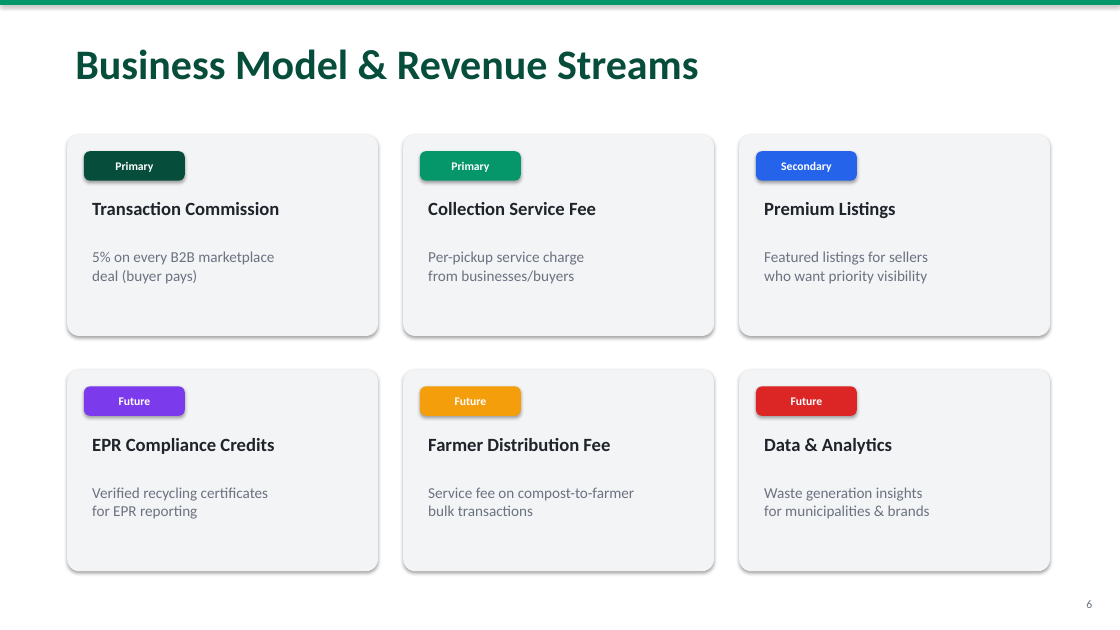
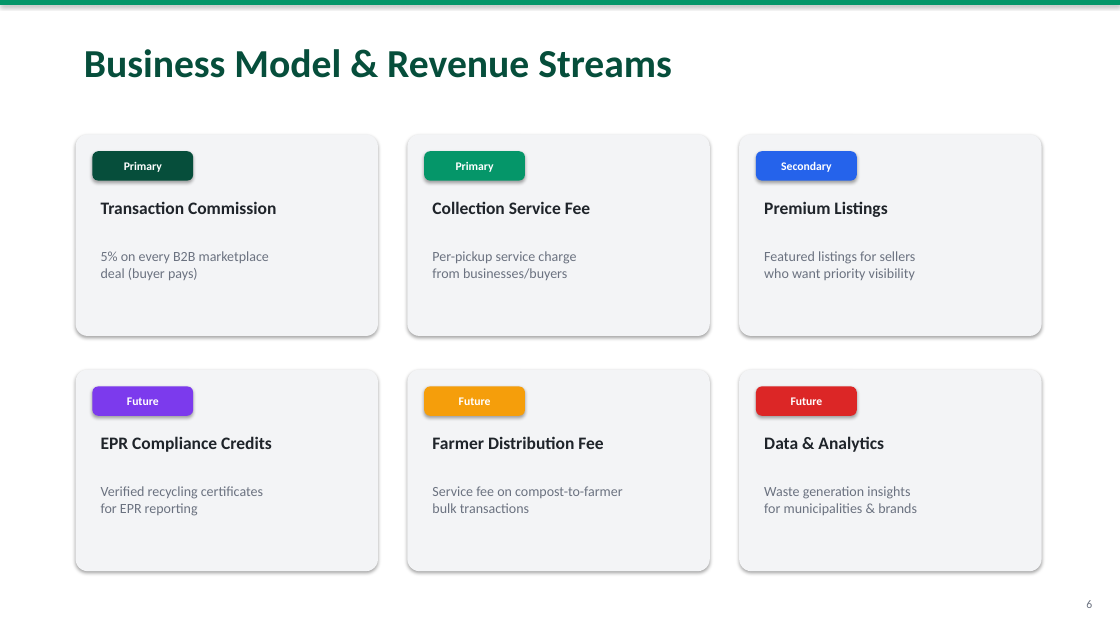
Before and after one commit to Tejas-India-Hackathon-2026/Team-Robbin-Good, a slide deck: slide 6 of ResourceLoop_Pitch_Deck.pptx. Drawn at 1120x630 pixels with LibreOffice and Linux fonts; fonts in the diff are those of the drawing. Boxes give left, top, right and bottom in pixels: in the first picture for what was removed or moved away, otherwise in the second. Text is boxed around its words. In the diff, an @@ line names an element or a change of style, - is before the commit and + after.

Commit message:
fix: realign all PPT elements, eliminate overlapping, use consistent spacing

```diff
--- a/ResourceLoop_Pitch_Deck.pptx
+++ b/ResourceLoop_Pitch_Deck.pptx
@@ text "Business Model & Revenue Streams": place and size @@
-text "Business Model & Revenue Streams" at bbox=[75, 49, 699, 80]
+text "Business Model & Revenue Streams" at bbox=[84, 49, 672, 78]
@@ text "Business Model & Revenue Streams" at bbox=[84, 49, 672, 78]: size 36 to 34 pt @@
@@ rounded rectangle: place and size @@
-rounded rectangle at bbox=[67, 134, 378, 336]
+rounded rectangle at bbox=[76, 134, 378, 336]
@@ rounded rectangle: place and size @@
-rounded rectangle at bbox=[403, 134, 714, 336]
+rounded rectangle at bbox=[408, 134, 710, 336]
@@ rounded rectangle: place and size @@
-rounded rectangle at bbox=[739, 134, 1050, 336]
+rounded rectangle at bbox=[739, 134, 1042, 336]
@@ rounded rectangle "Primary": place and size @@
-rounded rectangle "Primary" at bbox=[84, 151, 185, 181]
+rounded rectangle "Primary" at bbox=[92, 151, 193, 181]
@@ rounded rectangle "Primary": place and size @@
-rounded rectangle "Primary" at bbox=[420, 151, 521, 181]
+rounded rectangle "Primary" at bbox=[424, 151, 525, 181]
@@ text "Transaction Commission": place and size @@
-text "Transaction Commission" at bbox=[92, 202, 279, 215]
+text "Transaction Commission" at bbox=[101, 201, 276, 214]
@@ text "5% on every B2B marketplace ...": place and size @@
-text "5% on every B2B marketplace ..." at bbox=[92, 251, 274, 284]
+text "5% on every B2B marketplace ..." at bbox=[101, 251, 269, 280]
@@ rounded rectangle: place and size @@
-rounded rectangle at bbox=[67, 370, 378, 571]
+rounded rectangle at bbox=[76, 370, 378, 571]
@@ rounded rectangle "Future": place and size @@
-rounded rectangle "Future" at bbox=[84, 386, 185, 416]
+rounded rectangle "Future" at bbox=[92, 386, 193, 416]
@@ rounded rectangle: place and size @@
-rounded rectangle at bbox=[403, 370, 714, 571]
+rounded rectangle at bbox=[408, 370, 710, 571]
@@ rounded rectangle "Future": place and size @@
-rounded rectangle "Future" at bbox=[420, 386, 521, 416]
+rounded rectangle "Future" at bbox=[424, 386, 525, 416]
@@ rounded rectangle: place and size @@
-rounded rectangle at bbox=[739, 370, 1050, 571]
+rounded rectangle at bbox=[739, 370, 1042, 571]
@@ text "EPR Compliance Credits": place and size @@
-text "EPR Compliance Credits" at bbox=[92, 438, 274, 454]
+text "EPR Compliance Credits" at bbox=[101, 436, 272, 452]
@@ size 16 to 15 pt in 6 elements at bbox=[432, 201, 590, 214], bbox=[432, 436, 603, 449], bbox=[101, 201, 276, 214], bbox=[764, 201, 887, 217], bbox=[101, 436, 272, 452], bbox=[764, 436, 884, 452] @@
@@ text "Verified recycling certificates for EPR ...": place and size @@
-text "Verified recycling certificates for EPR ..." at bbox=[92, 487, 268, 519]
+text "Verified recycling certificates for EPR ..." at bbox=[101, 486, 263, 516]
@@ size 13 to 12 pt in 6 elements at bbox=[432, 251, 576, 280], bbox=[432, 486, 622, 513], bbox=[101, 251, 269, 280], bbox=[764, 251, 916, 280], bbox=[101, 486, 263, 516], bbox=[764, 486, 917, 515] @@
```
Also in this commit, not shown: 11 other slides changed.
